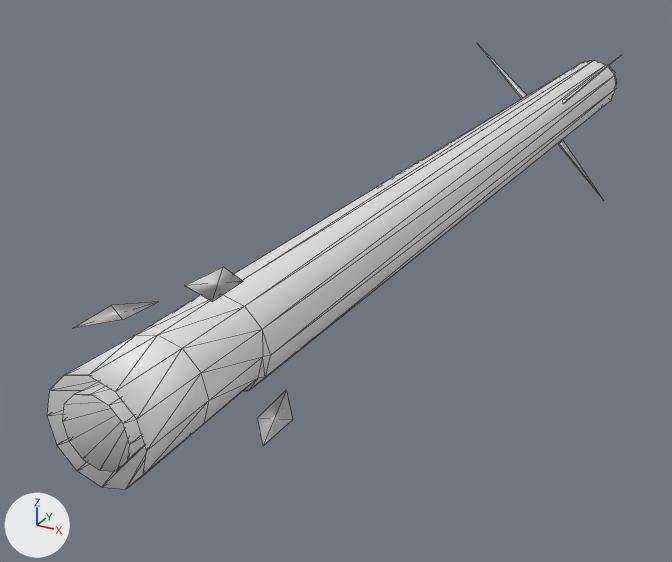
An edit to the OBJ model meshes/Rocket2.obj, drawn before and after from the same camera.
Rendered twice from a camera (50 mm lens) standing at (0.574, -1.541, 0.497) and looking at (-0.172, -0.185, -0.181). Arrows for +X, +Y and +Z are at lower left; the lights stay in place. Mesh edges are drawn as thin lines. Where no turn or scale is listed for an object, it has been applied to the vertices.

In view in the first picture: 'Rocket2'.
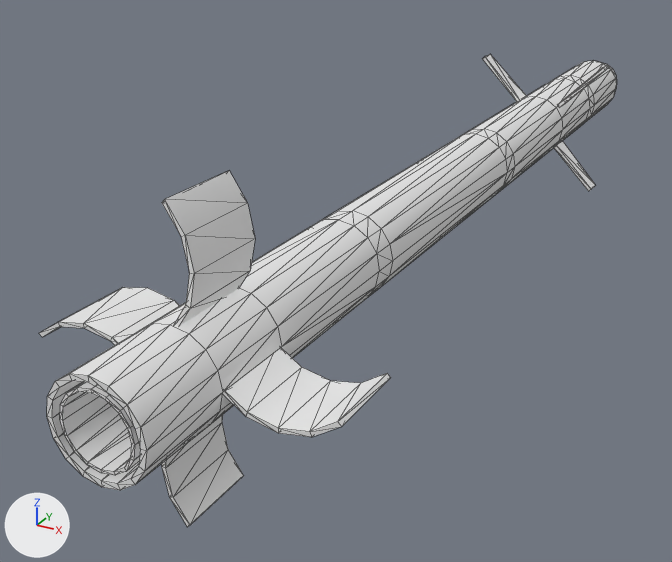
What differs and where, as boxes (x1, y1, x2, y2) in the pictures (672 x 562 px):
'Rocket2', reshaped (6% taller)
    before: (47, 43, 620, 489)
    after: (39, 54, 617, 527)
part 1 of me_rocket2, added
    after: (162, 171, 255, 326)
part 2 of me_rocket2, added
    after: (225, 348, 391, 437)
part 3 of me_rocket2, added
    after: (162, 415, 244, 527)
part 4 of me_rocket2, added
    after: (39, 287, 180, 345)
part 5 of me_rocket2, deleted
    before: (257, 391, 293, 446)
part 6 of me_rocket2, deleted
    before: (74, 302, 157, 328)
part 7 of me_rocket2, deleted
    before: (185, 267, 243, 301)
part 8 of me_rocket2, built on
    before: (47, 43, 620, 489)
    after: (47, 54, 616, 490)

The edits, one by one:
Material 'Material.002' (mat_material_002) is new.
Its base color is (0.8, 0.8, 0.8) (white #e7e7e7).
Its roughness is 1.0.
Material 'Material.006' (mat_material_006) is new.
Its base color is (0.8, 0.8, 0.8) (white #e7e7e7).
Its roughness is 1.0.
Material 'Material.001' (mat_material_001) is new.
Its base color is (0.8, 0.8, 0.8) (white #e7e7e7).
Its roughness is 1.0.
Material 'Material' (mat_material) is new.
Its base color is (0.8, 0.8, 0.8) (white #e7e7e7).
Its roughness is 1.0.
Material 'Material.013' (mat_material_013) is new.
Its base color is (0.8, 0.8, 0.8) (white #e7e7e7).
Its roughness is 1.0.
me_rocket2 is used by ob_rocket2; location (0.0, 0.0, 0.0).
me_rocket2 had 138 vertices, 236 faces and spanned x -0.16..0.16, y -0.98..0.98, z -0.16..0.16.
me_rocket2 now has 432 vertices, 828 faces and spans x -0.2..0.2, y -0.98..0.98, z -0.2..0.2.
me_rocket2 part 1: a new loose piece of 20 vertices spanning x 0.0..0.03, y -0.85..-0.74, z 0.05..0.2.
me_rocket2 part 2: a new loose piece of 20 vertices spanning x 0.05..0.2, y -0.85..-0.74, z -0.03..0.0.
me_rocket2 part 3: a new loose piece of 20 vertices spanning x -0.03..0.0, y -0.85..-0.74, z -0.2..-0.05.
me_rocket2 part 4: a new loose piece of 20 vertices spanning x -0.2..-0.05, y -0.85..-0.74, z 0.0..0.03.
me_rocket2 part 5: the loose piece of 4 vertices spanning x 0.09..0.12, y -0.87..-0.77, z -0.04..-0.03 is deleted.
me_rocket2 part 6: the loose piece of 4 vertices spanning x -0.12..-0.09, y -0.87..-0.77, z 0.03..0.04 is deleted.
me_rocket2 part 7: the loose piece of 4 vertices spanning x 0.03..0.04, y -0.87..-0.77, z 0.09..0.12 is deleted.
me_rocket2 part 8: 6 vertices moved within x -0.06..0.06, y -0.98..0.98, z -0.06..0.06; 80 vertices removed from x -0.16..0.16, y -0.98..0.98, z -0.16..0.16; 310 vertices added at x -0.13..0.13, y -0.98..0.98, z -0.13..0.13.
me_rocket2 now uses material mat_material (white #e7e7e7).
me_rocket2 now uses material mat_material_001 (white #e7e7e7).
me_rocket2 now uses material mat_material_002 (white #e7e7e7).
me_rocket2 now uses material mat_material_006 (white #e7e7e7).
me_rocket2 now uses material mat_material_013 (white #e7e7e7).
